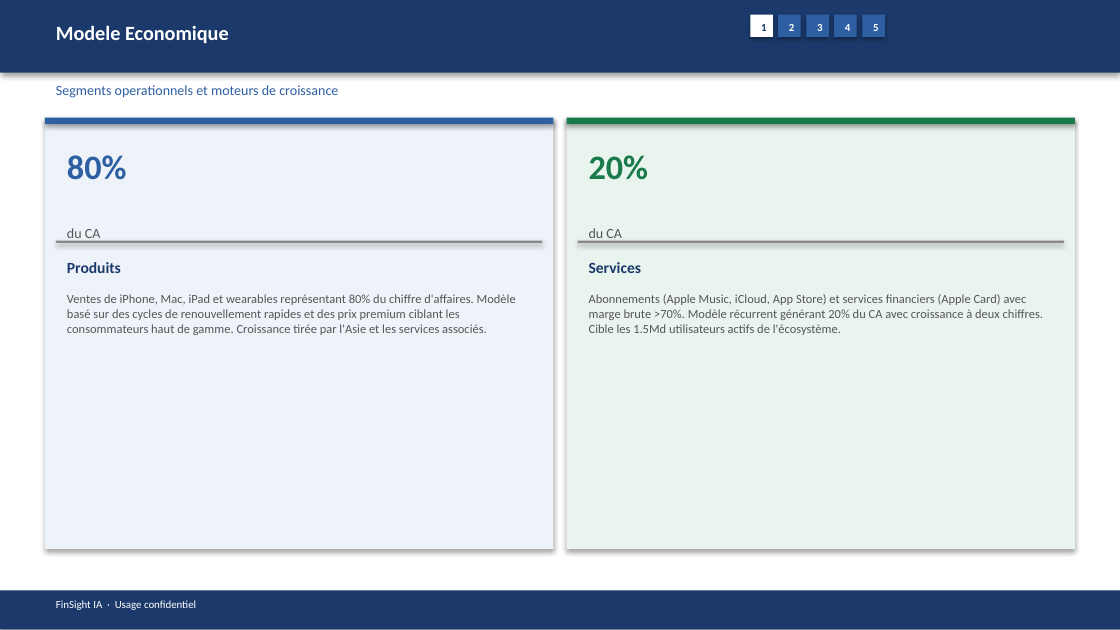
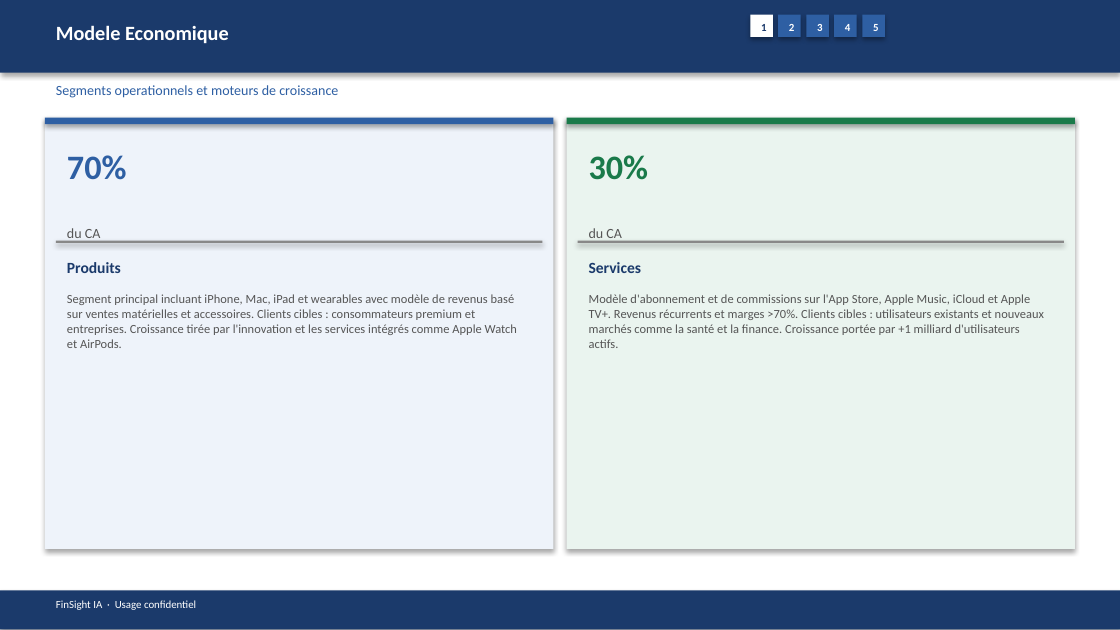
Before and after one commit to baptistejeh07-art/finsight-ia, a slide deck: slide 6 of preview/AAPL/AAPL_pitchbook.pptx. Drawn at 1120x630 pixels with LibreOffice and Linux fonts; fonts in the diff are those of the drawing. Boxes give left, top, right and bottom in pixels: in the first picture for what was removed or moved away, otherwise in the second. Text is boxed around its words. In the diff, an @@ line names an element or a change of style, - is before the commit and + after.

```diff
--- a/preview/AAPL/AAPL_pitchbook.pptx
+++ b/preview/AAPL/AAPL_pitchbook.pptx
@@ text at (x1=67, y1=155, x2=127, y2=180): text changed @@
-80%
+70%
@@ text at (x1=589, y1=155, x2=649, y2=180): text changed @@
-20%
+30%
@@ text at (x1=67, y1=294, x2=517, y2=348): text changed @@
-Ventes de iPhone, Mac, iPad et wearables représentant 80% du chiffre d'affaires. Modèle basé sur des cycles de renouvellement rapides et des prix premium ciblant les consommateurs haut de gamme. Croissance tirée par l'Asie et les services associés.
+Segment principal incluant iPhone, Mac, iPad et wearables avec modèle de revenus basé sur ventes matérielles et accessoires. Clients cibles : consommateurs premium et entreprises. Croissance tirée par l'innovation et les services intégrés comme Apple Watch et AirPods.
@@ text at (x1=589, y1=294, x2=1044, y2=348): text changed @@
-Abonnements (Apple Music, iCloud, App Store) et services financiers (Apple Card) avec marge brute >70%. Modèle récurrent générant 20% du CA avec croissance à deux chiffres. Cible les 1.5Md utilisateurs actifs de l'écosystème.
+Modèle d'abonnement et de commissions sur l'App Store, Apple Music, iCloud et Apple TV+. Revenus récurrents et marges >70%. Clients cibles : utilisateurs existants et nouveaux marchés comme la santé et la finance. Croissance portée par +1 milliard d'utilisateurs actifs.
```
Also in this commit, not shown: 14 other slides changed, 6 other files.
